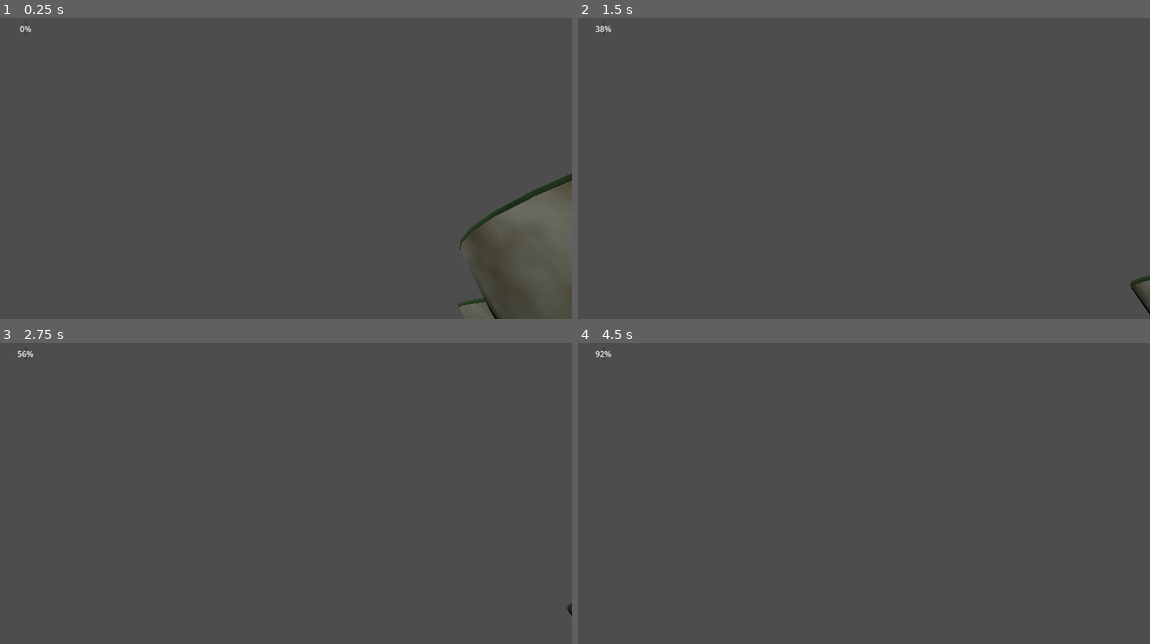
Above: before the commit, frames 1-4 (two rows, left to right).
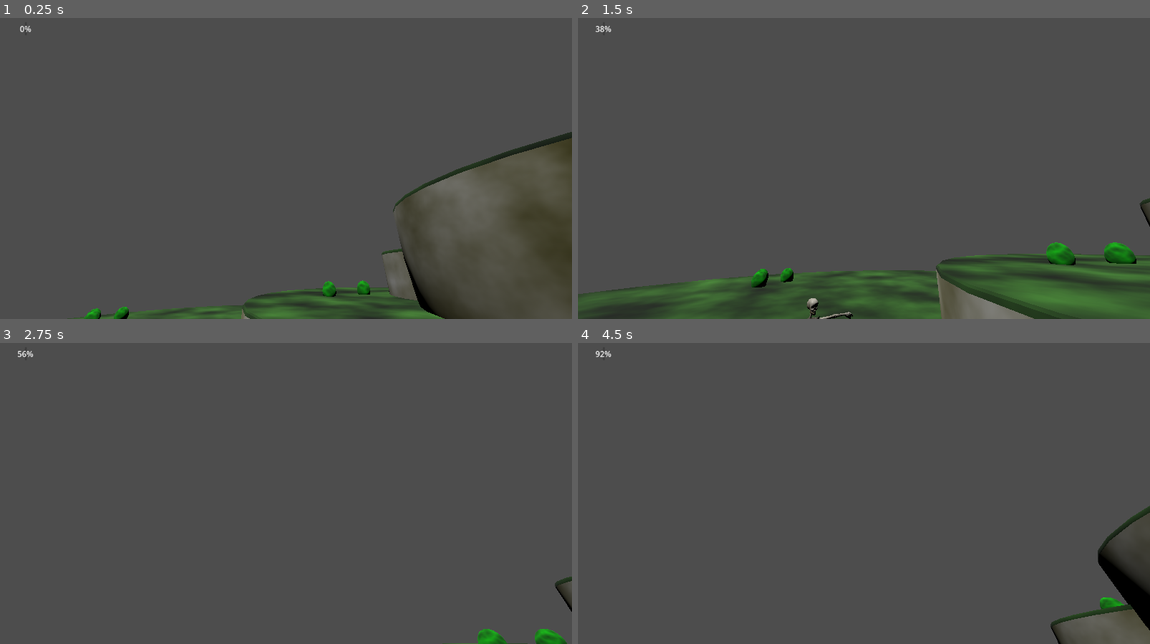
Above: after the commit, the same moments.

Repository: KaletheQuick/adventure-mode-godot
Game: Godot game, scene res://scenes/level_test.tscn
Same seed, same stepped clock (60 frames per second), same inputs: the game is played once before the commit and once after it.
Inputs (mouse positions are in pixels of both pictures, inside the frame that each line leads up to):
- Up to frame 1 (0.25 s): no input
- Up to frame 2 (1.5 s): tap Enter (ui_accept) at 0.5, 0.77 s; move the mouse to (989, 141) at 0.52 s; tap Alt (p1_dodge) at 0.6, 1.35 s; move the mouse to (749, 174) at 1.27 s
- Up to frame 3 (2.75 s): tap Enter (ui_accept) at 1.52 s; move the mouse to (343, 412) at 2.02 s; tap Alt (p1_dodge) at 2.1 s
- Up to frame 4 (4.5 s): move the mouse to (835, 547) at 2.77 s; tap Alt (p1_dodge) at 2.85, 3.6, 4.35 s; tap Enter (ui_accept) at 3.02, 3.77 s; move the mouse to (1035, 532) at 3.52 s; move the mouse to (692, 436) at 4.27 s

The runs differ from the first frame. In frame 1, 9.4% of the frame differs, in the area x 11-100%, y 37-100%; in frame 2, 16%, in the area x 0-100%, y 59-100%; in frame 3, 0.6%; in frame 4, 2.2%.

Commit message:
smooth camera look attempts

Diff:
--- a/scripts/camera_control.gd
+++ b/scripts/camera_control.gd
@@ -41,13 +41,13 @@
 	_follow()
 	# move
 	# look
-	_look()
+	#_look()
+	focus_a(delta)
 	# zoom ?
 	global_position += cam_velocity * delta
 	#rotation_degrees.y += cam_rot_velocity.x * (cam_rot_velocity.x**2)
 	#rotation_degrees.x += cam_rot_velocity.y * (cam_rot_velocity.y**2)
 	#rotation_degrees.x = clampf(rotation_degrees.x, -60, 80)
-
 
 func _follow():
 	var dir_to_target = (target_current.global_position + follow_offset) - global_position
@@ -76,3 +76,24 @@
 	cam_rot_velocity.y = (midscreen.y - target_screenPos.y) * 0.06
 	print(cam_rot_velocity)
 #	look_at(target_current.global_position)
+
+func focus_a(delta : float):
+	var target_scrPos = unproject_position(target_current.global_position)
+	var scr_pos = get_viewport().size * 0.5
+	var scr_delta = scr_pos - target_scrPos
+	#print(scr_delta)
+	var move_angle = -global_transform.looking_at(target_current.global_position).basis.z
+	#move_angle.y=0
+	var moi_angle = project_ray_normal(scr_pos)
+	var delbo = move_angle.signed_angle_to(moi_angle, Vector3.UP)
+	#print(delbo)
+	rotate(Vector3(0,1,0), -delbo * delta)
+#	if scr_delta.x > 0:
+#		rotate(Vector3(0,1,0), 0.001 * scr_delta.length() * delta * spd_fac_a)
+#	else:
+#		rotate(Vector3(0,1,0), -0.001 * scr_delta.length() * delta * spd_fac_a)
+
+	if scr_delta.y > 0 && rotation.x < 1 && rotation.x > -1:
+		rotate_object_local(Vector3(1,0,0), 0.001 * scr_delta.length() * delta)
+	else:
+		rotate_object_local(Vector3(1,0,0), -0.001 * scr_delta.length() * delta)
